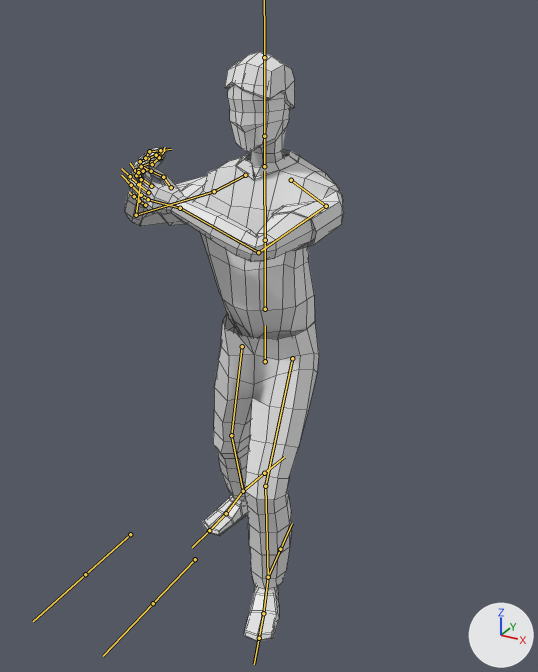
The FBX model Level One Project/Assets/Prefabs/CharacterModels/MC.fbx as it was, and as the next commit left it.
Before and after are seen from a camera (50 mm lens) standing at (1.14, -2.04, 2.05) and looking at (0.0, 0.02, 1.02). The axes (+X, +Y, +Z) are drawn at lower right. The lights are the same throughout. Both versions are drawn at frame 4 of the action 'PlayerRig|PlayerRigAction'; the numbers are the values there. The bones that bend it are drawn over the model as lines. Mesh edges are drawn as thin lines.

In view in the first picture: 'Hair', 'Pants', 'PlayerBody', 'Shirt', 'Shoes'.
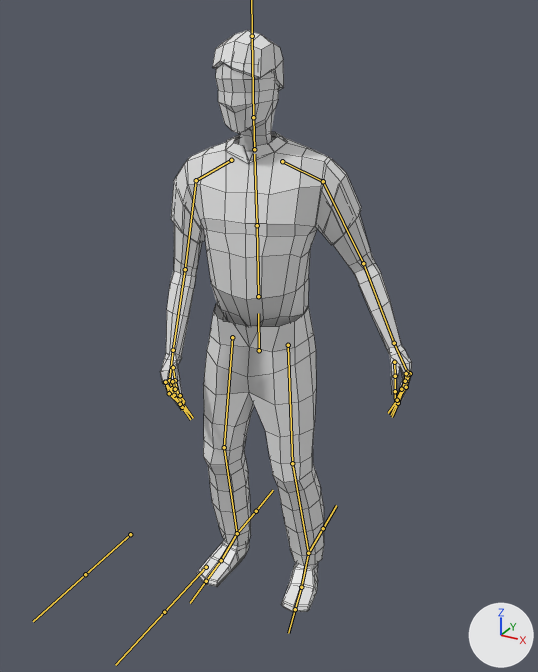
Pixel boxes (x1, y1, x2, y2) of what changed, in the pictures (538 x 672 px):
'Pants', posed (14% wider)
    before: (213, 314, 319, 590)
    after: (203, 303, 324, 566)
'Shirt', posed
    before: (161, 150, 344, 339)
    after: (171, 132, 361, 326)
'PlayerBody', posed
    before: (125, 84, 321, 640)
    after: (160, 62, 412, 612)
'Shoes', posed
    before: (203, 495, 279, 642)
    after: (197, 540, 318, 613)
'Hair', posed
    before: (225, 52, 295, 110)
    after: (212, 30, 284, 90)
bone 'Hips', root to tip
    before: (265, 361) to (265, 325)
    after: (259, 350) to (258, 313)
bone 'Spine', root to tip
    before: (265, 309) to (265, 240)
    after: (258, 296) to (257, 225)
bone 'Head', root to tip
    before: (264, 136) to (264, 57)
    after: (253, 117) to (252, 36)
bone 'Shoulder.L', root to tip
    before: (291, 180) to (326, 206)
    after: (282, 161) to (323, 181)
bone 'Bicep.L', root to tip
    before: (326, 206) to (258, 252)
    after: (323, 181) to (363, 263)
bone 'Forearm.L', root to tip
    before: (258, 252) to (180, 208)
    after: (363, 263) to (394, 343)
bone 'FingerBase.L', root to tip
    before: (148, 199) to (141, 195)
    after: (407, 372) to (406, 381)
bone 'ThumbBase.L', root to tip
    before: (171, 187) to (163, 177)
    after: (394, 362) to (395, 376)
bone 'FingerBase.L.001', root to tip
    before: (148, 192) to (138, 184)
    after: (410, 373) to (403, 388)
bone 'FingerBase.L.003', root to tip
    before: (151, 186) to (141, 178)
    after: (407, 374) to (406, 387)
bone 'FingerBase.L.005', root to tip
    before: (145, 205) to (139, 201)
    after: (406, 373) to (405, 381)
bone 'Bicep.R', root to tip
    before: (214, 191) to (136, 215)
    after: (196, 180) to (185, 269)
bone 'Forearm.R', root to tip
    before: (136, 215) to (141, 179)
    after: (185, 269) to (173, 350)
bone 'FingerBase.R', root to tip
    before: (138, 170) to (141, 166)
    after: (169, 380) to (172, 388)
bone 'ThumbTip.R', root to tip
    before: (159, 157) to (162, 152)
    after: (175, 380) to (178, 395)
bone 'FingerBase.R.001', root to tip
    before: (140, 161) to (148, 158)
    after: (165, 382) to (174, 395)
bone 'FingerBase.R.003', root to tip
    before: (145, 158) to (149, 151)
    after: (165, 382) to (169, 393)
bone 'FingerBase.R.005', root to tip
    before: (136, 175) to (138, 172)
    after: (172, 381) to (175, 389)
bone 'Thigh.L', root to tip
    before: (292, 358) to (265, 486)
    after: (288, 345) to (292, 463)
bone 'Calf.L', root to tip
    before: (265, 486) to (268, 577)
    after: (292, 463) to (308, 553)
bone 'Foot.L', root to tip
    before: (268, 577) to (263, 613)
    after: (308, 553) to (301, 587)
bone 'Thigh.R', root to tip
    before: (242, 346) to (231, 435)
    after: (232, 337) to (224, 447)
bone 'Calf.R', root to tip
    before: (231, 435) to (243, 491)
    after: (224, 447) to (237, 533)
bone 'Foot.R', root to tip
    before: (243, 491) to (226, 513)
    after: (237, 533) to (221, 560)

The change in detail:
Bone 'Hips' (bone_hips) moves from (0.0, -0.067, 0.0) to (0.0, -0.007, 0.043).
Bone 'Hips' (bone_hips) turns from (0, 0, 0) to (0, 10, 0) degrees about its own x, y and z.
Bone 'Spine' (bone_spine) turns from (0, 0, 0) to (0, 3, 1) degrees about its own x, y and z.
Bone 'Head' (bone_head) turns from (0, 0, 0) to (-1, -10, -1) degrees about its own x, y and z.
Bone 'Shoulder.L' (bone_shoulder_l) turns from (0, 0, 0) to (-1, 0, 4) degrees about its own x, y and z.
Bone 'Bicep.L' (bone_bicep_l) turns from (76, 15, -22) to (-9, 8, -3) degrees about its own x, y and z.
Bone 'Forearm.L' (bone_forearm_l) turns from (18, -9, -69) to (6, -12, 9) degrees about its own x, y and z.
Bone 'FingerBase.L' (bone_fingerbase_l) turns from (1, 7, 21) to (0, 0, 0) degrees about its own x, y and z.
Bone 'ThumbBase.L' (bone_thumbbase_l) turns from (0, 0, 0) to (5, 2, 0) degrees about its own x, y and z.
Bone 'FingerBase.L.001' (bone_fingerbase_l_001) moves from (0.003, -0.001, 0.0) to (0.0, 0.0, 0.0).
Bone 'FingerBase.L.001' (bone_fingerbase_l_001) turns from (-1, 5, 22) to (0, 0, 0) degrees about its own x, y and z.
Bone 'FingerBase.L.003' (bone_fingerbase_l_003) moves from (0.003, 0.003, -0.001) to (0.0, 0.0, 0.0).
Bone 'FingerBase.L.003' (bone_fingerbase_l_003) turns from (2, 9, 21) to (1, 0, 0) degrees about its own x, y and z.
Bone 'FingerBase.L.005' (bone_fingerbase_l_005) moves from (-0.006, -0.001, 0.0) to (0.0, 0.0, 0.0).
Bone 'FingerBase.L.005' (bone_fingerbase_l_005) turns from (1, 6, 22) to (0, 0, 0) degrees about its own x, y and z.
Bone 'Bicep.R' (bone_bicep_r) turns from (25, 56, -28) to (2, -5, 10) degrees about its own x, y and z.
Bone 'Forearm.R' (bone_forearm_r) turns from (69, -22, 77) to (2, 0, 0) degrees about its own x, y and z.
Bone 'FingerBase.R' (bone_fingerbase_r) turns from (1, -6, -18) to (0, 0, 0) degrees about its own x, y and z.
Bone 'ThumbTip.R' (bone_thumbtip_r) turns from (0, -3, -13) to (0, 0, 0) degrees about its own x, y and z.
Bone 'FingerBase.R.001' (bone_fingerbase_r_001) moves from (-0.003, -0.001, 0.0) to (0.0, 0.0, 0.0).
Bone 'FingerBase.R.001' (bone_fingerbase_r_001) turns from (-1, -4, -18) to (0, 0, 0) degrees about its own x, y and z.
Bone 'FingerBase.R.003' (bone_fingerbase_r_003) moves from (-0.003, 0.002, -0.001) to (0.0, 0.0, 0.0).
Bone 'FingerBase.R.003' (bone_fingerbase_r_003) turns from (1, -7, -17) to (0, 0, 0) degrees about its own x, y and z.
Bone 'FingerBase.R.005' (bone_fingerbase_r_005) moves from (0.005, -0.001, 0.0) to (0.0, 0.0, 0.0).
Bone 'FingerBase.R.005' (bone_fingerbase_r_005) turns from (1, -5, -18) to (0, 0, 0) degrees about its own x, y and z.
Bone 'Thigh.L' (bone_thigh_l) turns from (32, -4, -2) to (5, 8, 2) degrees about its own x, y and z.
Bone 'Calf.L' (bone_calf_l) turns from (-39, -2, -5) to (-14, 0, -2) degrees about its own x, y and z.
Bone 'Foot.L' (bone_foot_l) turns from (5, -1, 12) to (9, -2, 3) degrees about its own x, y and z.
Bone 'Thigh.R' (bone_thigh_r) turns from (-8, -5, -8) to (2, 9, -1) degrees about its own x, y and z.
Bone 'Calf.R' (bone_calf_r) turns from (-15, 0, 2) to (-12, 0, 1) degrees about its own x, y and z.
Bone 'Foot.R' (bone_foot_r) turns from (20, 15, -3) to (9, 0, -1) degrees about its own x, y and z.
